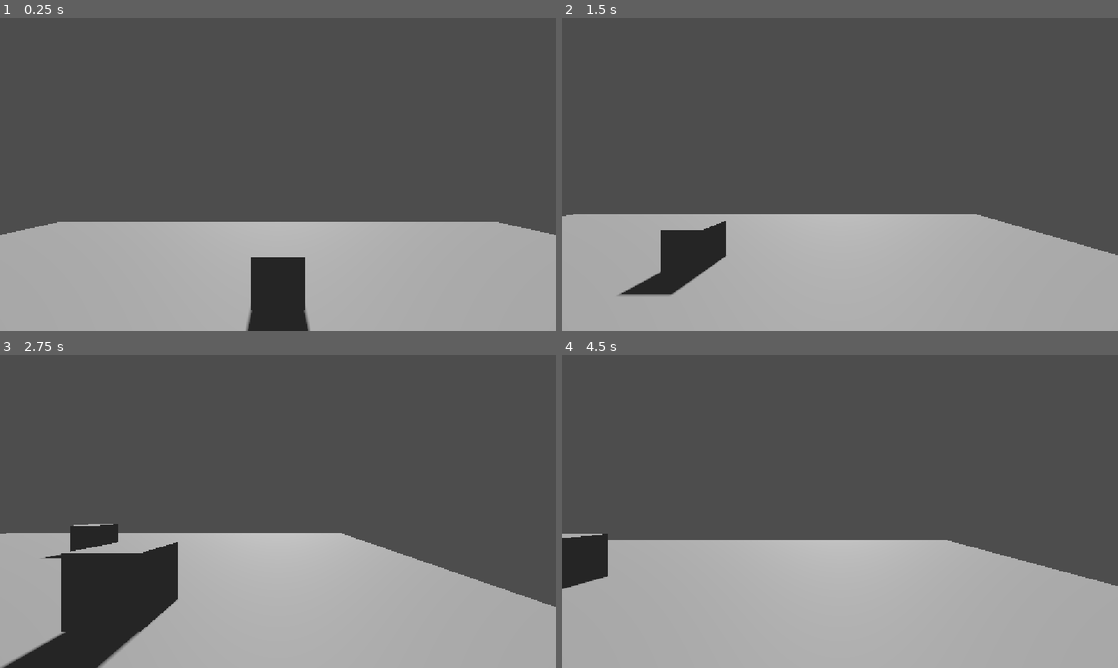
Above: before the commit, frames 1-4 (two rows, left to right).
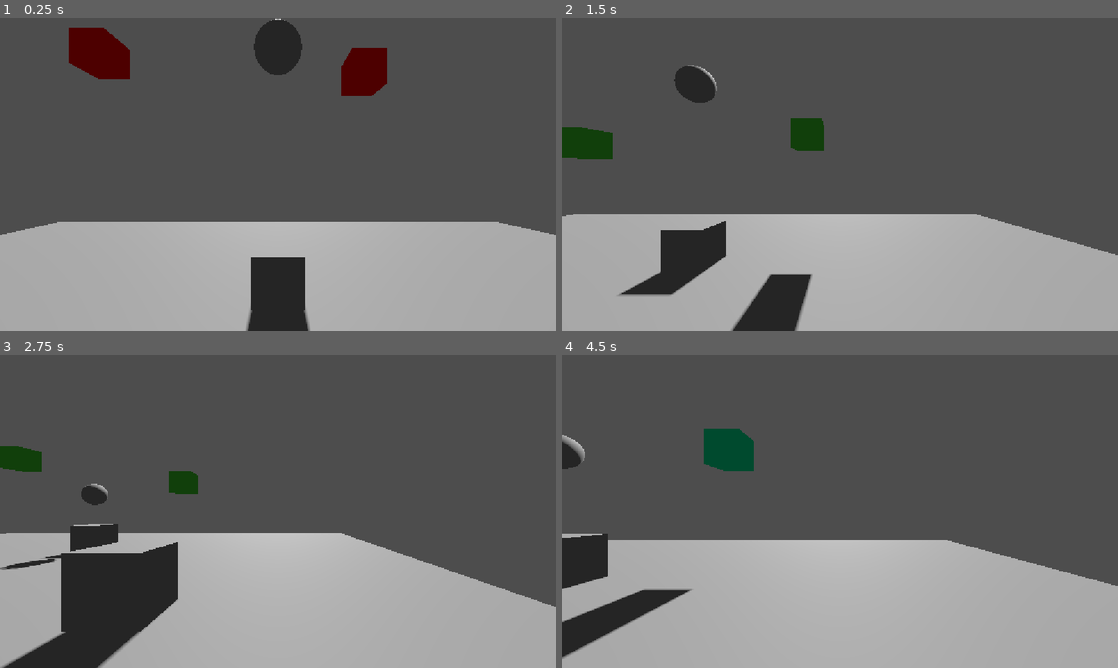
Above: after the commit, the same moments.

Repository: CISC104-F26/project3-Lewis
Game: Godot game, scene res://3D Playground.tscn
Same seed, same stepped clock (60 frames per second), same inputs: the game is played once before the commit and once after it. The project has no main scene, so this scene is started directly.
Inputs:
- Up to frame 1 (0.25 s): no input
- Up to frame 2 (1.5 s): tap Enter (ui_accept) at 0.5, 0.77 s; hold Right (ui_right) 0.53-1.28 s; hold Down (ui_down) from 1.28 s (still down)
- Up to frame 3 (2.75 s): tap Enter (ui_accept) at 1.52 s; release Down (ui_down) at 2.03 s; hold Right (ui_right) from 2.03 s (still down)
- Up to frame 4 (4.5 s): release Right (ui_right) at 2.78 s; hold Up (ui_up) 2.78-3.53 s; tap Enter (ui_accept) at 3.02, 3.77 s; hold Left (ui_left) from 3.53 s (still down)

The runs differ from the first frame. In frame 1, 3.8% of the frame differs, in the area x 12-70%, y 0-25%; in frame 2, 4.0%, in the area x 0-48%, y 15-100%; in frame 3, 1.3%; in frame 4, 3.3%.

Commit message:
2

Diff:
--- a/project-3-collider-playground/3D Playground.tscn
+++ b/project-3-collider-playground/3D Playground.tscn
@@ -3,6 +3,8 @@
 [ext_resource type="Script" uid="uid://blrss65f63nhd" path="res://character_body_3d.gd" id="1_0g0h1"]
 [ext_resource type="Script" uid="uid://buegugpoubgg0" path="res://area_3d.gd" id="2_oy2wc"]
 [ext_resource type="Script" uid="uid://h1vvx15iy7c8" path="res://area_3d_2.gd" id="3_yief8"]
+[ext_resource type="PackedScene" uid="uid://bnqfukt2ul7wn" path="res://shrinking_ball.tscn" id="4_yief8"]
+[ext_resource type="PackedScene" uid="uid://be0fpcjrsrt4c" path="res://color_changer.tscn" id="5_7opu3"]
 
 [sub_resource type="CapsuleShape3D" id="CapsuleShape3D_g4v7s"]
 
@@ -112,6 +114,15 @@
 [node name="CollisionShape3D" type="CollisionShape3D" parent="Area3D2" unique_id=924896123]
 shape = SubResource("BoxShape3D_57qmd")
 
+[node name="ShrinkingBall" parent="." unique_id=1938204808 instance=ExtResource("4_yief8")]
+transform = Transform3D(1, 0, 0, 0, 1, 0, 0, 0, 1, 0, 5, -5)
+
+[node name="ColorChanger" parent="." unique_id=313660076 instance=ExtResource("5_7opu3")]
+transform = Transform3D(1, 0, 0, 0, 1, 0, 0, 0, 1, 2.6233377, 5.4438314, -7)
+
+[node name="ColorChanger2" parent="." unique_id=951312237 instance=ExtResource("5_7opu3")]
+transform = Transform3D(1, 0, 0, 0, 1, 0, 0, 0, 1, -5.4740477, 6.014884, -7)
+
 [connection signal="body_entered" from="Area3D" to="CharacterBody3D" method="_on_area_3d_body_entered"]
 [connection signal="body_entered" from="Area3D" to="Area3D" method="_on_body_entered"]
 [connection signal="body_exited" from="Area3D" to="CharacterBody3D" method="_on_area_3d_body_exited"]
--- /dev/null
+++ b/project-3-collider-playground/color_changer.gd
@@ -0,0 +1,5 @@
+extends RigidBody3D
+
+
+func _on_body_entered(body: Node) -> void:
+	$MeshInstance3D.get_active_material(0).albedo_color = Color(randf(), randf(), randf())
--- /dev/null
+++ b/project-3-collider-playground/color_changer.tscn
@@ -0,0 +1,28 @@
+[gd_scene format=3 uid="uid://be0fpcjrsrt4c"]
+
+[ext_resource type="Script" uid="uid://fn45d0bhqhek" path="res://color_changer.gd" id="1_lsbtj"]
+
+[sub_resource type="PhysicsMaterial" id="PhysicsMaterial_7md5d"]
+bounce = 1.0
+
+[sub_resource type="BoxMesh" id="BoxMesh_yf5fn"]
+
+[sub_resource type="StandardMaterial3D" id="StandardMaterial3D_26jc1"]
+albedo_color = Color(1, 0, 0, 1)
+
+[sub_resource type="BoxShape3D" id="BoxShape3D_g4v7s"]
+
+[node name="ColorChanger" type="RigidBody3D" unique_id=313660076]
+physics_material_override = SubResource("PhysicsMaterial_7md5d")
+contact_monitor = true
+max_contacts_reported = 5
+script = ExtResource("1_lsbtj")
+
+[node name="MeshInstance3D" type="MeshInstance3D" parent="." unique_id=1922048035]
+mesh = SubResource("BoxMesh_yf5fn")
+surface_material_override/0 = SubResource("StandardMaterial3D_26jc1")
+
+[node name="CollisionShape3D" type="CollisionShape3D" parent="." unique_id=596754856]
+shape = SubResource("BoxShape3D_g4v7s")
+
+[connection signal="body_entered" from="." to="." method="_on_body_entered"]
--- /dev/null
+++ b/project-3-collider-playground/shrinking_ball.gd
@@ -0,0 +1,11 @@
+extends RigidBody3D
+
+@export var shrink_percentage = 0.9
+
+
+func _on_body_entered(body: Node) -> void:
+	$MeshInstance3D.scale *= shrink_percentage
+	$CollisionShape3D.scale *= shrink_percentage
+
+func _on_mouse_exited() -> void:
+	pass # Replace with function body.
--- /dev/null
+++ b/project-3-collider-playground/shrinking_ball.tscn
@@ -0,0 +1,25 @@
+[gd_scene format=3 uid="uid://bnqfukt2ul7wn"]
+
+[ext_resource type="Script" uid="uid://clfavt0d0wbx2" path="res://shrinking_ball.gd" id="1_inv8v"]
+
+[sub_resource type="PhysicsMaterial" id="PhysicsMaterial_57qmd"]
+bounce = 1.0
+
+[sub_resource type="SphereMesh" id="SphereMesh_yf5fn"]
+
+[sub_resource type="SphereShape3D" id="SphereShape3D_g4v7s"]
+
+[node name="ShrinkingBall" type="RigidBody3D" unique_id=1938204808]
+physics_material_override = SubResource("PhysicsMaterial_57qmd")
+contact_monitor = true
+max_contacts_reported = 5
+script = ExtResource("1_inv8v")
+
+[node name="MeshInstance3D" type="MeshInstance3D" parent="." unique_id=371490963]
+mesh = SubResource("SphereMesh_yf5fn")
+
+[node name="CollisionShape3D" type="CollisionShape3D" parent="." unique_id=595354484]
+shape = SubResource("SphereShape3D_g4v7s")
+
+[connection signal="body_entered" from="." to="." method="_on_body_entered"]
+[connection signal="mouse_exited" from="." to="." method="_on_mouse_exited"]
Not shown, added: project-3-collider-playground/color_changer.gd.uid
Not shown, added: project-3-collider-playground/shrinking_ball.gd.uid
